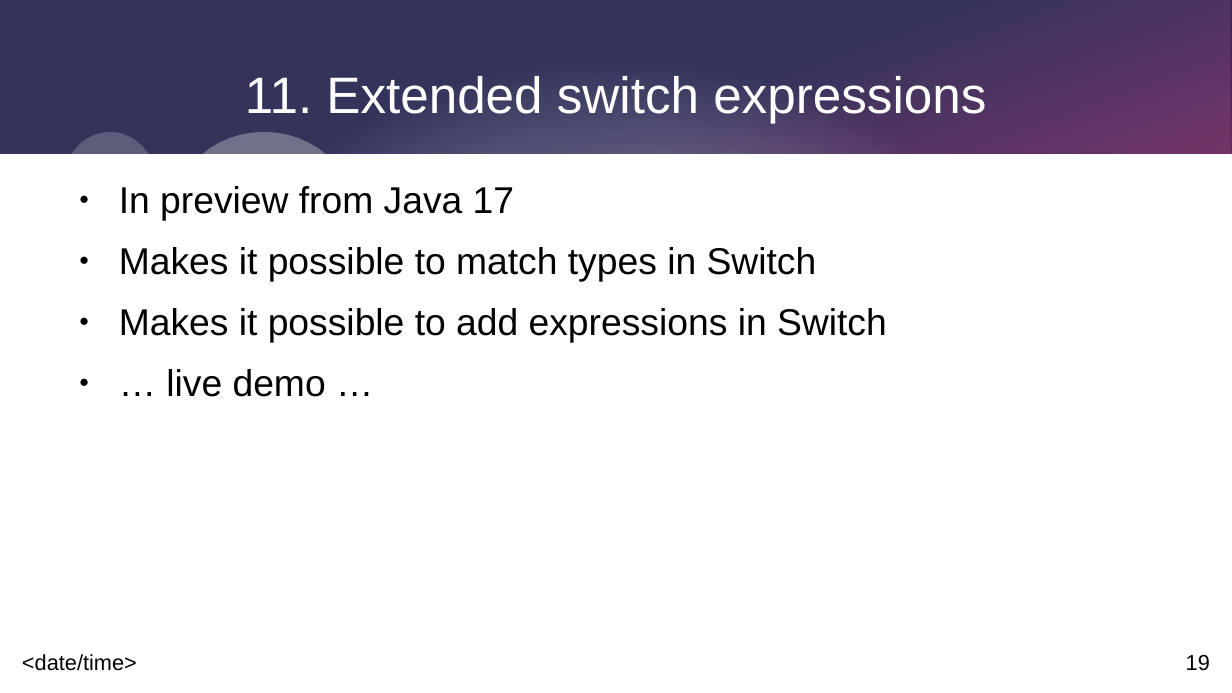
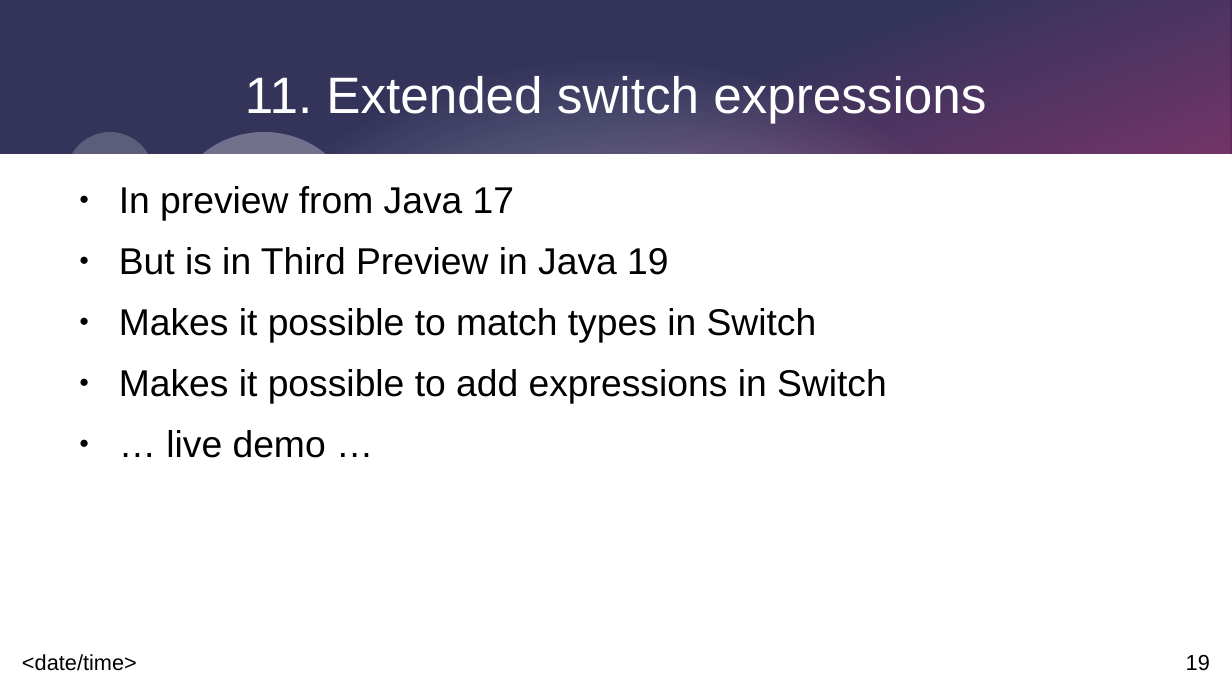
Before and after one commit to johnnyegel/Talk_JavaLatestAndGreatest, a slide deck: slide 19 of Presentation/JavaLatestAndGreatest.odp. Drawn at 1232x693 pixels with LibreOffice and Linux fonts; fonts in the diff are those of the drawing. Boxes give left, top, right and bottom in pixels: in the first picture for what was removed or moved away, otherwise in the second. Text is boxed around its words. In the diff, an @@ line names an element or a change of style, - is before the commit and + after.

```diff
--- a/Presentation/JavaLatestAndGreatest.odp
+++ b/Presentation/JavaLatestAndGreatest.odp
@@ text at (x1=119, y1=247, x2=668, y2=275): paragraph added @@
+● But is in Third Preview in Java 19
```
Also in this commit, not shown: 2 other slides changed.
